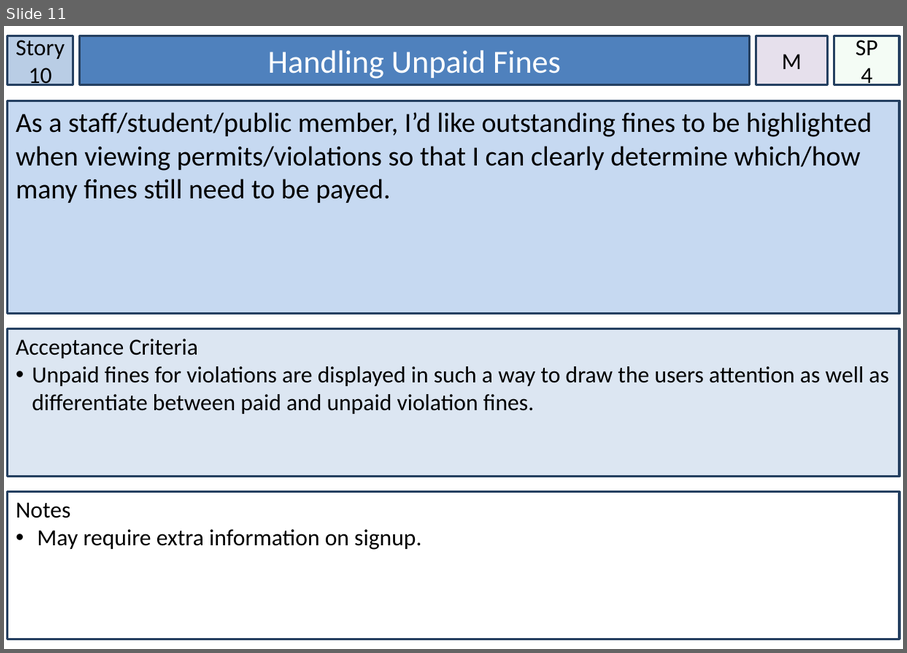
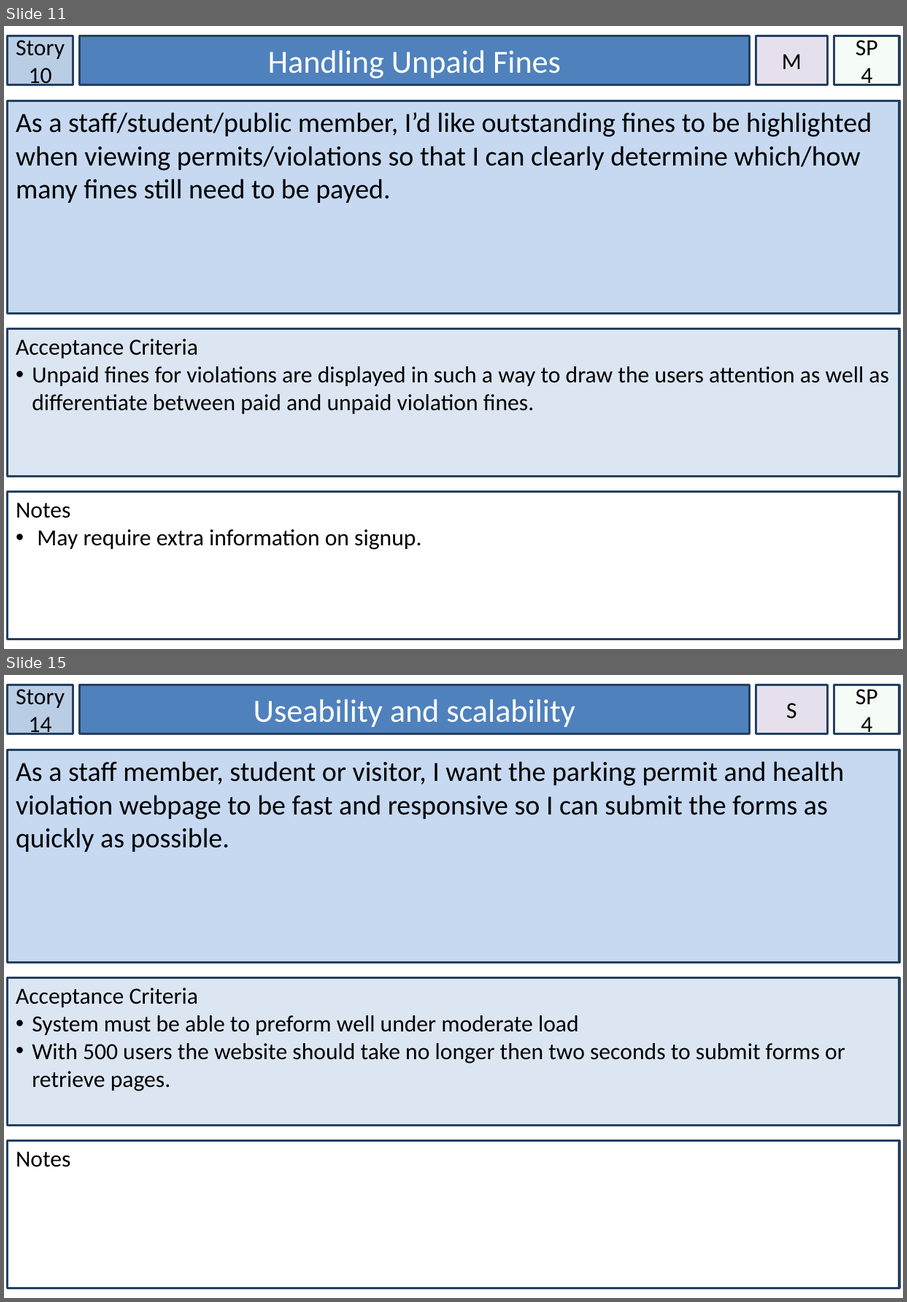
Before and after one commit to knich17/ParkingPermits, a slide deck: Assessment/Story Cards.pptx. Shown one above the other, each under a label of ours: slide 11 before the commit, slides 11 and 15 after it; the slides between them are not shown. The pictures are 907x653 and 907x1302 pixels, drawn with LibreOffice and Linux fonts; fonts in the diff are those of the drawing. Boxes give left, top, right and bottom in pixels: in the first picture for what was removed or moved away, otherwise in the second. Text is boxed around its words. In the diff, an @@ line names an element or a change of style, - is before the commit and + after.

```diff
--- a/Assessment/Story Cards.pptx
+++ b/Assessment/Story Cards.pptx
@@ slide 15 added at (x1=4, y1=675, x2=903, y2=1298), background #FFFFFF @@
@@ rectangle added at (x1=8, y1=685, x2=73, y2=734), fill #B9CDE5, outline #254061 2 pt, 20 pt, text #000000 @@
+Story 14
@@ rectangle added at (x1=80, y1=685, x2=750, y2=734), fill #4F81BD, outline #254061 2 pt, 28 pt, text #FFFFFF @@
+Useability and scalability
@@ rectangle added at (x1=757, y1=685, x2=829, y2=734), fill #E6E0EC, outline #254061 2 pt, 20 pt, text #000000 @@
+S
@@ rectangle added at (x1=835, y1=685, x2=900, y2=734), fill #CCF0CD at 20% opacity, outline #254061 2 pt, 20 pt, text #000000 @@
+SP
+4
@@ rectangle added at (x1=8, y1=749, x2=900, y2=963), fill #C6D9F1, outline #254061 2 pt, 24 pt, text #000000 @@
+As a staff member, student or visitor, I want the parking permit and health violation webpage to be fast and responsive so I can submit the forms as quickly as possible.
@@ rectangle added at (x1=8, y1=978, x2=900, y2=1125), fill #DCE6F2, outline #254061 2 pt, 20 pt, text #000000 @@
+Acceptance Criteria
+• System must be able to preform well under moderate load
+• With 500 users the website should take no longer then two seconds to submit forms or retrieve pages.
@@ rectangle added at (x1=8, y1=1141, x2=900, y2=1288), fill #FFFFFF, outline #254061 2 pt, 20 pt, text #000000 @@
+Notes
```
Also in this commit, not shown: 6 slides changed, 3 other slides added, 1 slide removed, 2 other files.
